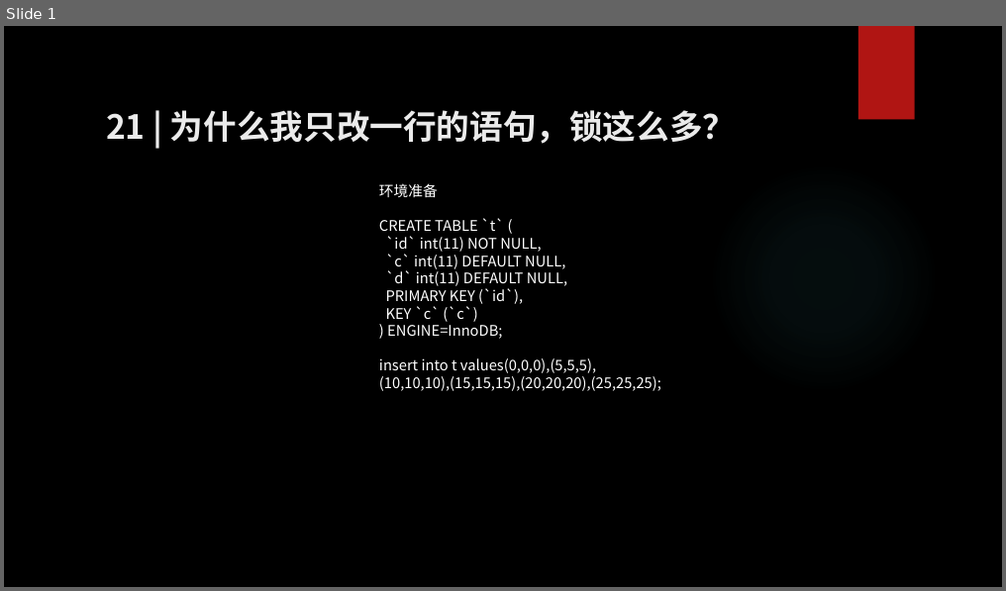
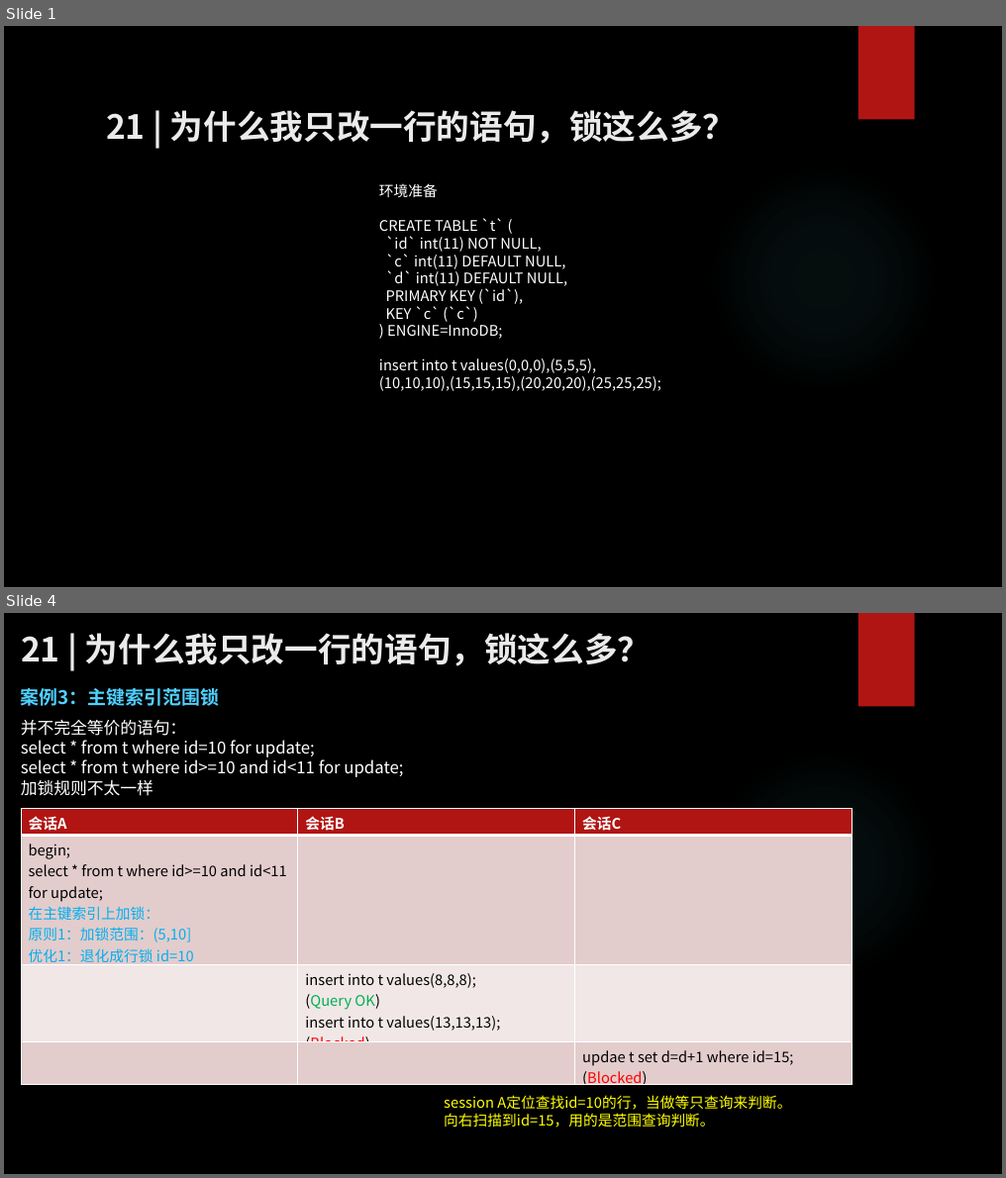
Before and after one commit to zhangkekf/reading-notes, a slide deck: MySQL实战/21为什么我只改一行的语句，锁这么多？.pptx. Shown one above the other, each under a label of ours: slide 1 before the commit, slides 1 and 4 after it; the slides between them are not shown. The pictures are 1006x591 and 1006x1178 pixels, drawn with LibreOffice and Linux fonts; fonts in the diff are those of the drawing; background and template pictures are left out. Boxes give left, top, right and bottom in pixels: in the first picture for what was removed or moved away, otherwise in the second. Text is boxed around its words. In the diff, an @@ line names an element or a change of style, - is before the commit and + after.

```diff
--- a/MySQL实战/21为什么我只改一行的语句，锁这么多？.pptx
+++ b/MySQL实战/21为什么我只改一行的语句，锁这么多？.pptx
@@ slide 4 added at [4, 613, 1002, 1174], background picture (left out); not listed: 2 template elements that a slide beside it also shows @@
@@ title added at [21, 633, 650, 666], 32 pt, text #EBEBEB, bold @@
+21 | 为什么我只改一行的语句，锁这么多？
@@ text added at [21, 688, 219, 706], 18 pt, text #4FD1FF, bold @@
+案例3：主键索引范围锁
@@ text added at [21, 720, 403, 796], 16 pt, text #FFFFFF @@
+并不完全等价的语句：
+select * from t where id=10 for update;
+select * from t where id>=10 and id<11 for update;
+加锁规则不太一样
@@ table added at [21, 808, 851, 1092], 4 rows, 3 columns @@
+会话A | 会话B | 会话C
+begin; / select * from t where id>=10 and id<11 for update; / 在主键索引上加锁： / 原则1：加锁范围：(5,10] / 优化1：退化成行锁 id=10 / 查找到id=15，加锁：(10,15] |  | 
+ | insert into t values(8,8,8); / (Query OK) / insert into t values(13,13,13); / (Blocked) | 
+ |  | updae t set d=d+1 where id=15; / (Blocked)
@@ text added at [444, 1095, 791, 1128], 14 pt, text #FFFF00 @@
+session A定位查找id=10的行，当做等只查询来判断。
+向右扫描到id=15，用的是范围查询判断。
```
Also in this commit, not shown: 2 slides changed, 6 other slides added, 7 slides removed, 3 other files.
